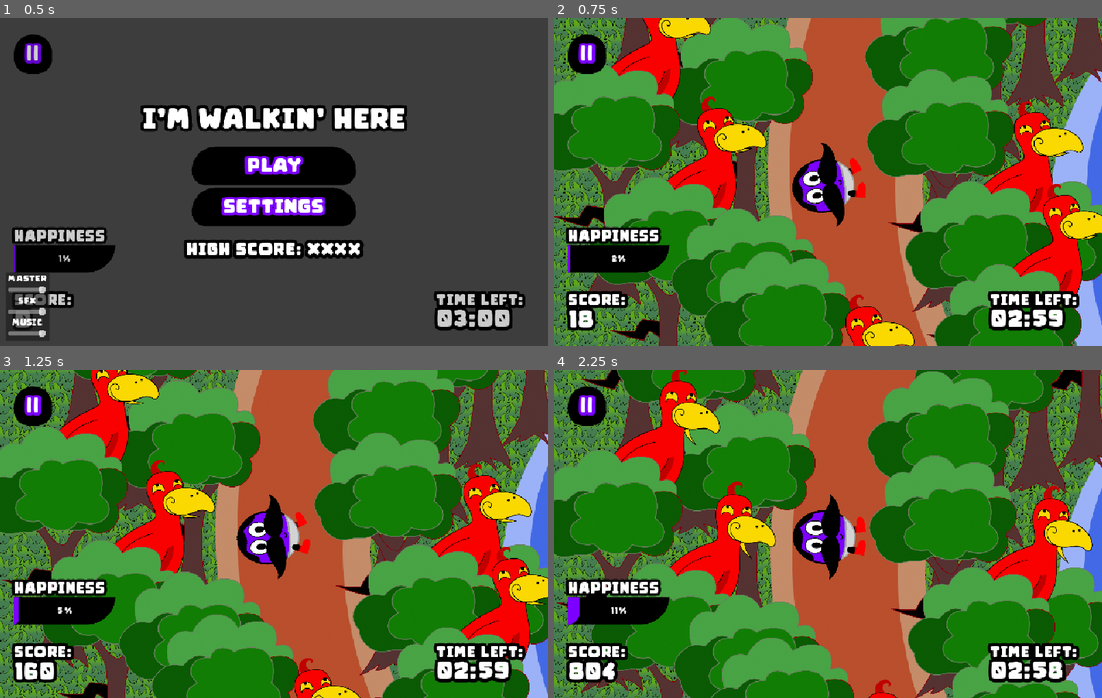
Above: before the commit, frames 1-4 (two rows, left to right).
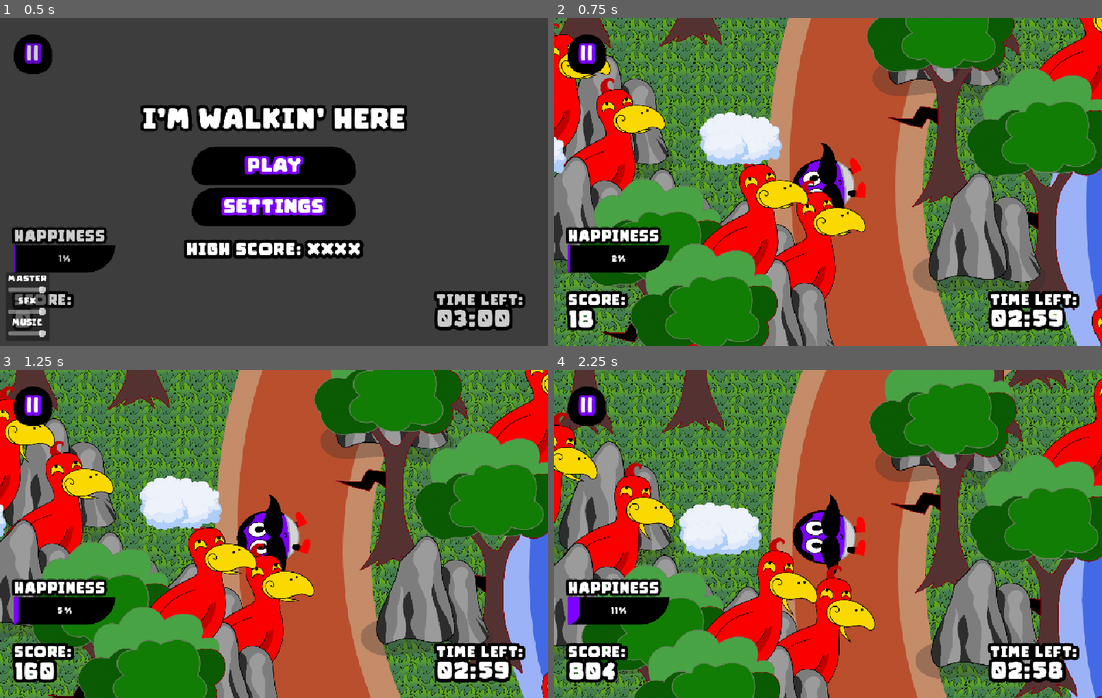
Above: after the commit, the same moments.

Repository: HyperGameDev/im-walking-here
Game: Godot game, scene res://scenes/main_scene.tscn
The game is run twice, just before and just after one commit, with the same random seed, the same clock (stepped at 60 frames per second) and the same inputs.
Inputs (mouse positions are in pixels of both pictures, inside the frame that each line leads up to):
- Up to frame 1 (0.5 s): no input
- Up to frame 2 (0.75 s): click "PLAY" at 0.5 s
- Up to frame 3 (1.25 s): no input
- Up to frame 4 (2.25 s): click (1069, 609) at 1.27 s; click (1069, 625) at 2.02 s

Frame 1 is identical in both runs. In frame 2, 68% of the frame differs, in the area x 0-100%, y 0-100%; in frame 3, 67%; in frame 4, 66%.

Commit message:
rock and cloud entities

Diff:
--- /dev/null
+++ b/scenes/components/move_component.tscn
@@ -0,0 +1,6 @@
+[gd_scene load_steps=2 format=3 uid="uid://b8rho4vchyiej"]
+
+[ext_resource type="Script" uid="uid://ciy8fkwm4sxs5" path="res://scripts/move_component.gd" id="1_jgcue"]
+
+[node name="MoveComponent" type="Node2D"]
+script = ExtResource("1_jgcue")
--- a/scenes/main_scene.tscn
+++ b/scenes/main_scene.tscn
@@ -78,10 +78,13 @@
 position = Vector2(-539, 1103)
 
 [node name="WorldEntitySpawner2" parent="Gameplay/scenery/entity_spawners" instance=ExtResource("10_6wevv")]
-position = Vector2(0, 459)
+position = Vector2(53, 450)
+
+[node name="WorldEntitySpawner9" parent="Gameplay/scenery/entity_spawners" instance=ExtResource("10_6wevv")]
+position = Vector2(220, 581)
 
 [node name="WorldEntitySpawner3" parent="Gameplay/scenery/entity_spawners" instance=ExtResource("10_6wevv")]
-position = Vector2(-765, 417)
+position = Vector2(-771, 473)
 
 [node name="WorldEntitySpawner4" parent="Gameplay/scenery/entity_spawners" instance=ExtResource("10_6wevv")]
 position = Vector2(-873, 275)
@@ -105,7 +108,7 @@
 position = Vector2(-74, -685)
 
 [node name="WorldEntitySpawner12" parent="Gameplay/scenery/entity_spawners" instance=ExtResource("10_6wevv")]
-position = Vector2(-879, -1184)
+position = Vector2(-810, -1071)
 
 [node name="WorldEntitySpawner13" parent="Gameplay/scenery/entity_spawners" instance=ExtResource("10_6wevv")]
 position = Vector2(-546, -1511)
@@ -114,7 +117,7 @@
 position = Vector2(243, -950)
 
 [node name="WorldEntitySpawner15" parent="Gameplay/scenery/entity_spawners" instance=ExtResource("10_6wevv")]
-position = Vector2(-118, -1646)
+position = Vector2(-181, -1815)
 
 [node name="WorldEntitySpawner16" parent="Gameplay/scenery/entity_spawners" instance=ExtResource("10_6wevv")]
 position = Vector2(270, -1972)
@@ -126,7 +129,7 @@
 position = Vector2(-831, -1655)
 
 [node name="WorldEntitySpawner19" parent="Gameplay/scenery/entity_spawners" instance=ExtResource("10_6wevv")]
-position = Vector2(-983, -1271)
+position = Vector2(-877, -1350)
 
 [node name="WorldEntitySpawner20" parent="Gameplay/scenery/entity_spawners" instance=ExtResource("10_6wevv")]
 position = Vector2(-1253, -952)
@@ -138,61 +141,118 @@
 position = Vector2(72, -863)
 
 [node name="WorldEntitySpawner23" parent="Gameplay/scenery/entity_spawners" instance=ExtResource("10_6wevv")]
-position = Vector2(141, -1818)
+position = Vector2(107, -1902)
+
+[node name="WorldEntitySpawner95" parent="Gameplay/scenery/entity_spawners" instance=ExtResource("10_6wevv")]
+position = Vector2(-135, -2071)
+
+[node name="WorldEntitySpawner125" parent="Gameplay/scenery/entity_spawners" instance=ExtResource("10_6wevv")]
+position = Vector2(-599, -1902)
+
+[node name="WorldEntitySpawner126" parent="Gameplay/scenery/entity_spawners" instance=ExtResource("10_6wevv")]
+position = Vector2(-1214, -1353)
+
+[node name="WorldEntitySpawner127" parent="Gameplay/scenery/entity_spawners" instance=ExtResource("10_6wevv")]
+position = Vector2(-1176, -1171)
+
+[node name="WorldEntitySpawner128" parent="Gameplay/scenery/entity_spawners" instance=ExtResource("10_6wevv")]
+position = Vector2(-1433, -710)
+
+[node name="WorldEntitySpawner129" parent="Gameplay/scenery/entity_spawners" instance=ExtResource("10_6wevv")]
+position = Vector2(-1609, -315)
+
+[node name="WorldEntitySpawner130" parent="Gameplay/scenery/entity_spawners" instance=ExtResource("10_6wevv")]
+position = Vector2(-1436, 131)
+
+[node name="WorldEntitySpawner131" parent="Gameplay/scenery/entity_spawners" instance=ExtResource("10_6wevv")]
+position = Vector2(-1179, 526)
+
+[node name="WorldEntitySpawner132" parent="Gameplay/scenery/entity_spawners" instance=ExtResource("10_6wevv")]
+position = Vector2(-1248, 1019)
+
+[node name="WorldEntitySpawner134" parent="Gameplay/scenery/entity_spawners" instance=ExtResource("10_6wevv")]
+position = Vector2(-429, 2008)
+
+[node name="WorldEntitySpawner135" parent="Gameplay/scenery/entity_spawners" instance=ExtResource("10_6wevv")]
+position = Vector2(-147, 2247)
+
+[node name="WorldEntitySpawner136" parent="Gameplay/scenery/entity_spawners" instance=ExtResource("10_6wevv")]
+position = Vector2(528, 2153)
+
+[node name="WorldEntitySpawner137" parent="Gameplay/scenery/entity_spawners" instance=ExtResource("10_6wevv")]
+position = Vector2(930, 2275)
+
+[node name="WorldEntitySpawner138" parent="Gameplay/scenery/entity_spawners" instance=ExtResource("10_6wevv")]
+position = Vector2(1595, 2397)
+
+[node name="WorldEntitySpawner139" parent="Gameplay/scenery/entity_spawners" instance=ExtResource("10_6wevv")]
+position = Vector2(2467, 2410)
+
+[node name="WorldEntitySpawner140" parent="Gameplay/scenery/entity_spawners" instance=ExtResource("10_6wevv")]
+position = Vector2(3114, 2291)
+
+[node name="WorldEntitySpawner133" parent="Gameplay/scenery/entity_spawners" instance=ExtResource("10_6wevv")]
+position = Vector2(-818, 1348)
 
 [node name="WorldEntitySpawner24" parent="Gameplay/scenery/entity_spawners" instance=ExtResource("10_6wevv")]
-position = Vector2(619, -969)
+position = Vector2(562, -1029)
 
 [node name="WorldEntitySpawner25" parent="Gameplay/scenery/entity_spawners" instance=ExtResource("10_6wevv")]
-position = Vector2(735, -1828)
+position = Vector2(751, -1936)
 
 [node name="WorldEntitySpawner26" parent="Gameplay/scenery/entity_spawners" instance=ExtResource("10_6wevv")]
-position = Vector2(587, -1986)
+position = Vector2(487, -1949)
 
 [node name="WorldEntitySpawner27" parent="Gameplay/scenery/entity_spawners" instance=ExtResource("10_6wevv")]
 position = Vector2(1100, -1975)
 
 [node name="WorldEntitySpawner28" parent="Gameplay/scenery/entity_spawners" instance=ExtResource("10_6wevv")]
-position = Vector2(879, -993)
+position = Vector2(909, -1000)
 
 [node name="WorldEntitySpawner29" parent="Gameplay/scenery/entity_spawners" instance=ExtResource("10_6wevv")]
-position = Vector2(1366, -1861)
+position = Vector2(1332, -1871)
 
 [node name="WorldEntitySpawner30" parent="Gameplay/scenery/entity_spawners" instance=ExtResource("10_6wevv")]
 position = Vector2(1239, -1008)
 
 [node name="WorldEntitySpawner31" parent="Gameplay/scenery/entity_spawners" instance=ExtResource("10_6wevv")]
-position = Vector2(1119, -1736)
+position = Vector2(1009, -1863)
 
 [node name="WorldEntitySpawner32" parent="Gameplay/scenery/entity_spawners" instance=ExtResource("10_6wevv")]
-position = Vector2(1803, -1801)
+position = Vector2(1851, -1825)
 
 [node name="WorldEntitySpawner33" parent="Gameplay/scenery/entity_spawners" instance=ExtResource("10_6wevv")]
 position = Vector2(1608, -986)
 
 [node name="WorldEntitySpawner34" parent="Gameplay/scenery/entity_spawners" instance=ExtResource("10_6wevv")]
-position = Vector2(1533, -1736)
+position = Vector2(1579, -1845)
 
 [node name="WorldEntitySpawner35" parent="Gameplay/scenery/entity_spawners" instance=ExtResource("10_6wevv")]
 position = Vector2(1689, -2040)
 
 [node name="WorldEntitySpawner36" parent="Gameplay/scenery/entity_spawners" instance=ExtResource("10_6wevv")]
-position = Vector2(1362, -2093)
+position = Vector2(1281, -2070)
 
 [node name="WorldEntitySpawner37" parent="Gameplay/scenery/entity_spawners" instance=ExtResource("10_6wevv")]
-position = Vector2(1866, -951)
+position = Vector2(2024, -939)
+
+[node name="WorldEntitySpawner84" parent="Gameplay/scenery/entity_spawners" instance=ExtResource("10_6wevv")]
+position = Vector2(1840, -1020)
+
+[node name="WorldEntitySpawner147" parent="Gameplay/scenery/entity_spawners" instance=ExtResource("10_6wevv")]
+position = Vector2(1442, -1058)
 
 [node name="WorldEntitySpawner38" parent="Gameplay/scenery/entity_spawners" instance=ExtResource("10_6wevv")]
-position = Vector2(2163, -1823)
+position = Vector2(2197, -1874)
 
 [node name="WorldEntitySpawner39" parent="Gameplay/scenery/entity_spawners" instance=ExtResource("10_6wevv")]
 position = Vector2(2007, -1945)
 
 [node name="WorldEntitySpawner40" parent="Gameplay/scenery/entity_spawners" instance=ExtResource("10_6wevv")]
-position = Vector2(2154, -948)
+position = Vector2(2287, -1074)
 
 [node name="WorldEntitySpawner41" parent="Gameplay/scenery/entity_spawners" instance=ExtResource("10_6wevv")]
-position = Vector2(2425, -1873)
+position = Vector2(2468, -1930)
 
 [node name="WorldEntitySpawner42" parent="Gameplay/scenery/entity_spawners" instance=ExtResource("10_6wevv")]
 position = Vector2(2568, -1020)
@@ -207,28 +267,34 @@
 position = Vector2(2352, -2075)
 
 [node name="WorldEntitySpawner46" parent="Gameplay/scenery/entity_spawners" instance=ExtResource("10_6wevv")]
-position = Vector2(3361, -1945)
+position = Vector2(3475, -1955)
+
+[node name="WorldEntitySpawner146" parent="Gameplay/scenery/entity_spawners" instance=ExtResource("10_6wevv")]
+position = Vector2(3192, -1961)
 
 [node name="WorldEntitySpawner47" parent="Gameplay/scenery/entity_spawners" instance=ExtResource("10_6wevv")]
 position = Vector2(3304, -994)
 
 [node name="WorldEntitySpawner48" parent="Gameplay/scenery/entity_spawners" instance=ExtResource("10_6wevv")]
-position = Vector2(3061, -1905)
+position = Vector2(2927, -1980)
 
 [node name="WorldEntitySpawner49" parent="Gameplay/scenery/entity_spawners" instance=ExtResource("10_6wevv")]
-position = Vector2(2822, -902)
+position = Vector2(2791, -1085)
+
+[node name="WorldEntitySpawner145" parent="Gameplay/scenery/entity_spawners" instance=ExtResource("10_6wevv")]
+position = Vector2(2859, -969)
 
 [node name="WorldEntitySpawner50" parent="Gameplay/scenery/entity_spawners" instance=ExtResource("10_6wevv")]
 position = Vector2(3729, -1834)
 
 [node name="WorldEntitySpawner51" parent="Gameplay/scenery/entity_spawners" instance=ExtResource("10_6wevv")]
-position = Vector2(3555, -769)
+position = Vector2(3649, -829)
 
 [node name="WorldEntitySpawner52" parent="Gameplay/scenery/entity_spawners" instance=ExtResource("10_6wevv")]
 position = Vector2(4037, -1758)
 
 [node name="WorldEntitySpawner53" parent="Gameplay/scenery/entity_spawners" instance=ExtResource("10_6wevv")]
-position = Vector2(3866, -461)
+position = Vector2(3884, -558)
 
 [node name="WorldEntitySpawner54" parent="Gameplay/scenery/entity_spawners" instance=ExtResource("10_6wevv")]
 position = Vector2(4448, -1315)
@@ -269,8 +335,20 @@
 [node name="WorldEntitySpawner66" parent="Gameplay/scenery/entity_spawners" instance=ExtResource("10_6wevv")]
 position = Vector2(4714, -1116)
 
+[node name="WorldEntitySpawner141" parent="Gameplay/scenery/entity_spawners" instance=ExtResource("10_6wevv")]
+position = Vector2(5002, -1235)
+
+[node name="WorldEntitySpawner142" parent="Gameplay/scenery/entity_spawners" instance=ExtResource("10_6wevv")]
+position = Vector2(5011, -898)
+
+[node name="WorldEntitySpawner143" parent="Gameplay/scenery/entity_spawners" instance=ExtResource("10_6wevv")]
+position = Vector2(5236, -670)
+
+[node name="WorldEntitySpawner144" parent="Gameplay/scenery/entity_spawners" instance=ExtResource("10_6wevv")]
+position = Vector2(5279, -376)
+
 [node name="WorldEntitySpawner67" parent="Gameplay/scenery/entity_spawners" instance=ExtResource("10_6wevv")]
-position = Vector2(4479, -1154)
+position = Vector2(4684, -1505)
 
 [node name="WorldEntitySpawner68" parent="Gameplay/scenery/entity_spawners" instance=ExtResource("10_6wevv")]
 position = Vector2(4387, -1659)
@@ -279,16 +357,16 @@
 position = Vector2(4220, -1610)
 
 [node name="WorldEntitySpawner70" parent="Gameplay/scenery/entity_spawners" instance=ExtResource("10_6wevv")]
-position = Vector2(3388, -813)
+position = Vector2(3525, -882)
 
 [node name="WorldEntitySpawner71" parent="Gameplay/scenery/entity_spawners" instance=ExtResource("10_6wevv")]
-position = Vector2(3122, -752)
+position = Vector2(3182, -901)
 
 [node name="WorldEntitySpawner72" parent="Gameplay/scenery/entity_spawners" instance=ExtResource("10_6wevv")]
 position = Vector2(3857, 146)
 
 [node name="WorldEntitySpawner73" parent="Gameplay/scenery/entity_spawners" instance=ExtResource("10_6wevv")]
-position = Vector2(3953, -92)
+position = Vector2(3986, -115)
 
 [node name="WorldEntitySpawner74" parent="Gameplay/scenery/entity_spawners" instance=ExtResource("10_6wevv")]
 position = Vector2(4638, 765)
@@ -380,6 +458,12 @@
 [node name="WorldEntitySpawner105" parent="Gameplay/scenery/entity_spawners" instance=ExtResource("10_6wevv")]
 position = Vector2(1613, 1305)
 
+[node name="WorldEntitySpawner122" parent="Gameplay/scenery/entity_spawners" instance=ExtResource("10_6wevv")]
+position = Vector2(1425, 1302)
+
+[node name="WorldEntitySpawner123" parent="Gameplay/scenery/entity_spawners" instance=ExtResource("10_6wevv")]
+position = Vector2(1299, 1214)
+
 [node name="WorldEntitySpawner106" parent="Gameplay/scenery/entity_spawners" instance=ExtResource("10_6wevv")]
 position = Vector2(725, 2361)
 
@@ -390,10 +474,13 @@
 position = Vector2(292, 2084)
 
 [node name="WorldEntitySpawner109" parent="Gameplay/scenery/entity_spawners" instance=ExtResource("10_6wevv")]
-position = Vector2(1156, 1160)
+position = Vector2(1150, 1135)
+
+[node name="WorldEntitySpawner124" parent="Gameplay/scenery/entity_spawners" instance=ExtResource("10_6wevv")]
+position = Vector2(940, 1141)
 
 [node name="WorldEntitySpawner110" parent="Gameplay/scenery/entity_spawners" instance=ExtResource("10_6wevv")]
-position = Vector2(672, 1077)
+position = Vector2(666, 1042)
 
 [node name="WorldEntitySpawner111" parent="Gameplay/scenery/entity_spawners" instance=ExtResource("10_6wevv")]
 position = Vector2(-8, 1905)
@@ -405,7 +492,7 @@
 position = Vector2(-203, 1669)
 
 [node name="WorldEntitySpawner114" parent="Gameplay/scenery/entity_spawners" instance=ExtResource("10_6wevv")]
-position = Vector2(297, 819)
+position = Vector2(379, 784)
 
 [node name="WorldEntitySpawner115" parent="Gameplay/scenery/entity_spawners" instance=ExtResource("10_6wevv")]
 position = Vector2(-98, 185)
@@ -432,5 +519,6 @@
 z_index = -50
 tile_map_data = PackedByteArray("AADr/+v/AQAAAAAAAADr/+z/AQAAAAAAAADr/+3/AQAAAAAAAADr/+7/AQAAAAAAAADr/+//AQAAAAAAAADr// …(63520 unchanged characters)…
 tile_set = SubResource("TileSet_6wevv")
+metadata/_edit_lock_ = true
 
 [editable path="Gameplay/Path2D/Player"]
--- /dev/null
+++ b/scenes/world_entities/cloud1.tscn
@@ -0,0 +1,15 @@
+[gd_scene load_steps=4 format=3 uid="uid://kinmjnpa5gah"]
+
+[ext_resource type="Script" uid="uid://d063dsd86jl6b" path="res://scripts/world_entity.gd" id="1_1cbit"]
+[ext_resource type="Texture2D" uid="uid://b7i40cgy7f4xg" path="res://assets/2dart/Environment/cloud.png" id="2_ktjhb"]
+[ext_resource type="PackedScene" uid="uid://b8rho4vchyiej" path="res://scenes/components/move_component.tscn" id="3_4d5ds"]
+
+[node name="Cloud1" type="Node2D"]
+script = ExtResource("1_1cbit")
+metadata/_custom_type_script = "uid://d063dsd86jl6b"
+
+[node name="Cloud" type="Sprite2D" parent="."]
+texture = ExtResource("2_ktjhb")
+
+[node name="MoveComponent" parent="." node_paths=PackedStringArray("parent") instance=ExtResource("3_4d5ds")]
+parent = NodePath("..")
--- /dev/null
+++ b/scenes/world_entities/cloud2.tscn
@@ -0,0 +1,34 @@
+[gd_scene load_steps=7 format=3 uid="uid://ecxuha2tkbi6"]
+
+[ext_resource type="Script" uid="uid://d063dsd86jl6b" path="res://scripts/world_entity.gd" id="1_ite1r"]
+[ext_resource type="PackedScene" uid="uid://by7am8a6v1s1x" path="res://assets/animated_sprite_sheets/bird.tscn" id="2_7g0a2"]
+[ext_resource type="Texture2D" uid="uid://b7i40cgy7f4xg" path="res://assets/2dart/Environment/cloud.png" id="3_s01pk"]
+[ext_resource type="PackedScene" uid="uid://cuta76g68jmdb" path="res://scenes/components/on_screen_item.tscn" id="4_ru0jg"]
+[ext_resource type="PackedScene" uid="uid://cumfy0jt13tb5" path="res://scenes/components/clickable.tscn" id="5_v1ts5"]
+[ext_resource type="PackedScene" uid="uid://b8rho4vchyiej" path="res://scenes/components/move_component.tscn" id="6_s01pk"]
+
+[node name="Cloud2" type="Node2D"]
+script = ExtResource("1_ite1r")
+metadata/_custom_type_script = "uid://d063dsd86jl6b"
+
+[node name="Bird" parent="." instance=ExtResource("2_7g0a2")]
+position = Vector2(107, -199)
+autoplay = "default"
+
+[node name="Cloud" type="Sprite2D" parent="."]
+texture = ExtResource("3_s01pk")
+
+[node name="OnScreenItem" parent="." instance=ExtResource("4_ru0jg")]
+position = Vector2(104, -196)
+scale = Vector2(19.2, 19.5)
+enable_node_path = NodePath("../Cloud")
+
+[node name="ClickableItem" parent="." node_paths=PackedStringArray("parent") instance=ExtResource("5_v1ts5")]
+z_index = 5
+offset_left = -98.0
+offset_top = -439.0
+offset_right = 313.0
+parent = NodePath("..")
+
+[node name="MoveComponent" parent="." node_paths=PackedStringArray("parent") instance=ExtResource("6_s01pk")]
+parent = NodePath("..")
--- /dev/null
+++ b/scenes/world_entities/rock1.tscn
@@ -0,0 +1,11 @@
+[gd_scene load_steps=3 format=3 uid="uid://dr77hxfjjvxb5"]
+
+[ext_resource type="Script" uid="uid://d063dsd86jl6b" path="res://scripts/world_entity.gd" id="1_56oi1"]
+[ext_resource type="Texture2D" uid="uid://bqhc6np2qq7sp" path="res://assets/2dart/Environment/rock.png" id="2_yhkic"]
+
+[node name="Rock1" type="Node2D"]
+script = ExtResource("1_56oi1")
+
+[node name="Sprite2D" type="Sprite2D" parent="."]
+texture = ExtResource("2_yhkic")
+offset = Vector2(0, -225)
--- /dev/null
+++ b/scenes/world_entities/rock2.tscn
@@ -0,0 +1,30 @@
+[gd_scene load_steps=6 format=3 uid="uid://j238evkbg6mi"]
+
+[ext_resource type="Script" uid="uid://d063dsd86jl6b" path="res://scripts/world_entity.gd" id="1_3ntki"]
+[ext_resource type="Texture2D" uid="uid://bqhc6np2qq7sp" path="res://assets/2dart/Environment/rock.png" id="2_0kan5"]
+[ext_resource type="PackedScene" uid="uid://by7am8a6v1s1x" path="res://assets/animated_sprite_sheets/bird.tscn" id="3_4ickw"]
+[ext_resource type="PackedScene" uid="uid://cuta76g68jmdb" path="res://scenes/components/on_screen_item.tscn" id="4_4n1rc"]
+[ext_resource type="PackedScene" uid="uid://cumfy0jt13tb5" path="res://scenes/components/clickable.tscn" id="5_3apk0"]
+
+[node name="Rock2" type="Node2D"]
+script = ExtResource("1_3ntki")
+
+[node name="Bird" parent="." instance=ExtResource("3_4ickw")]
+position = Vector2(107, -461)
+autoplay = "default"
+
+[node name="Sprite2D" type="Sprite2D" parent="."]
+texture = ExtResource("2_0kan5")
+offset = Vector2(0, -225)
+
+[node name="OnScreenItem" parent="." instance=ExtResource("4_4n1rc")]
+position = Vector2(139, -468.5)
+scale = Vector2(15.7, 18.45)
+
+[node name="ClickableItem" parent="." node_paths=PackedStringArray("parent") instance=ExtResource("5_3apk0")]
+z_index = 5
+offset_left = -36.0
+offset_top = -701.0
+offset_right = 313.0
+offset_bottom = -281.0
+parent = NodePath("..")
--- a/scenes/world_entities/tree_1.tscn
+++ b/scenes/world_entities/tree_1.tscn
@@ -21,3 +21,4 @@
 
 [node name="Tree1" type="AnimatedSprite2D" parent="."]
 sprite_frames = SubResource("SpriteFrames_a171d")
+offset = Vector2(0, -348.5)
--- a/scenes/world_entities/tree_2.tscn
+++ b/scenes/world_entities/tree_2.tscn
@@ -25,21 +25,22 @@
 script = ExtResource("2_h7mqr")
 
 [node name="Bird" parent="." instance=ExtResource("2_nfnnt")]
-position = Vector2(155, -438)
+position = Vector2(155, -824)
 autoplay = "default"
 
 [node name="Tree1" type="AnimatedSprite2D" parent="."]
 sprite_frames = SubResource("SpriteFrames_nfnnt")
+offset = Vector2(0, -350)
 metadata/_edit_lock_ = true
 
 [node name="OnScreenItem" parent="." instance=ExtResource("2_60070")]
-position = Vector2(178, -438.5)
-scale = Vector2(15.7, 18.45)
+position = Vector2(161.5, -824.5)
+scale = Vector2(17.35, 18.45)
 
 [node name="ClickableItem" parent="." node_paths=PackedStringArray("parent") instance=ExtResource("3_h7mqr")]
 z_index = 5
-offset_left = 3.0
-offset_top = -671.0
+offset_left = -13.0
+offset_top = -1057.0
 offset_right = 352.0
-offset_bottom = -251.0
+offset_bottom = -637.0
 parent = NodePath("..")
--- a/scripts/bird.gd
+++ b/scripts/bird.gd
@@ -10,7 +10,6 @@
 	else:
 		time = TimerMax
 		make_bird_noise()
-		#Sends a signal here
 
 func _process(delta: float) -> void:
 	TimerCount(delta)
@@ -22,4 +21,4 @@
 		AudioManager.play_bird(global_position)
 	else:
 		AudioManager.play_discord()
-	# TODO make the player lose scoremult
+	UI.ref.reduce_happiness(5)
--- /dev/null
+++ b/scripts/move_component.gd
@@ -0,0 +1,10 @@
+extends Node2D
+
+@export var parent : Node2D
+
+func _ready() -> void:
+	parent.z_index += 10
+
+func _process(delta: float) -> void:
+	parent.global_position.x -= delta * 50
+	parent.global_position.y += delta * 10
--- a/scripts/world_entity.gd
+++ b/scripts/world_entity.gd
@@ -1,5 +1,5 @@
 extends Node2D
-
+class_name WorldEntity
 
 func _ready() -> void:
 	if get_child_count() < 2:
--- a/scripts/world_entity_spawner.gd
+++ b/scripts/world_entity_spawner.gd
@@ -5,10 +5,15 @@
 	add_to_group("spawners")
 
 const entity_array : Array = [
+	"res://scenes/world_entities/rock1.tscn",
 	"res://scenes/world_entities/tree_1.tscn",
-	"res://scenes/world_entities/tree_2.tscn"
-
-
+	"res://scenes/world_entities/tree_2.tscn",
+	"res://scenes/world_entities/tree_1.tscn",
+	"res://scenes/world_entities/tree_2.tscn",
+	"res://scenes/world_entities/rock1.tscn",
+	"res://scenes/world_entities/rock2.tscn",
+	"res://scenes/world_entities/cloud1.tscn",
+	"res://scenes/world_entities/cloud2.tscn"
 
 ]
 
Not shown, added: assets/2dart/Environment/cloud.png.import
Not shown, added: assets/2dart/Environment/frog.png.import
Not shown, added: assets/2dart/Environment/rock.png.import
Not shown, added: assets/blend files/cloud.blend.import
Not shown, added: assets/blend files/frog.blend.import
Not shown, added: assets/blend files/rocks.blend.import
Not shown, added: scripts/move_component.gd.uid
